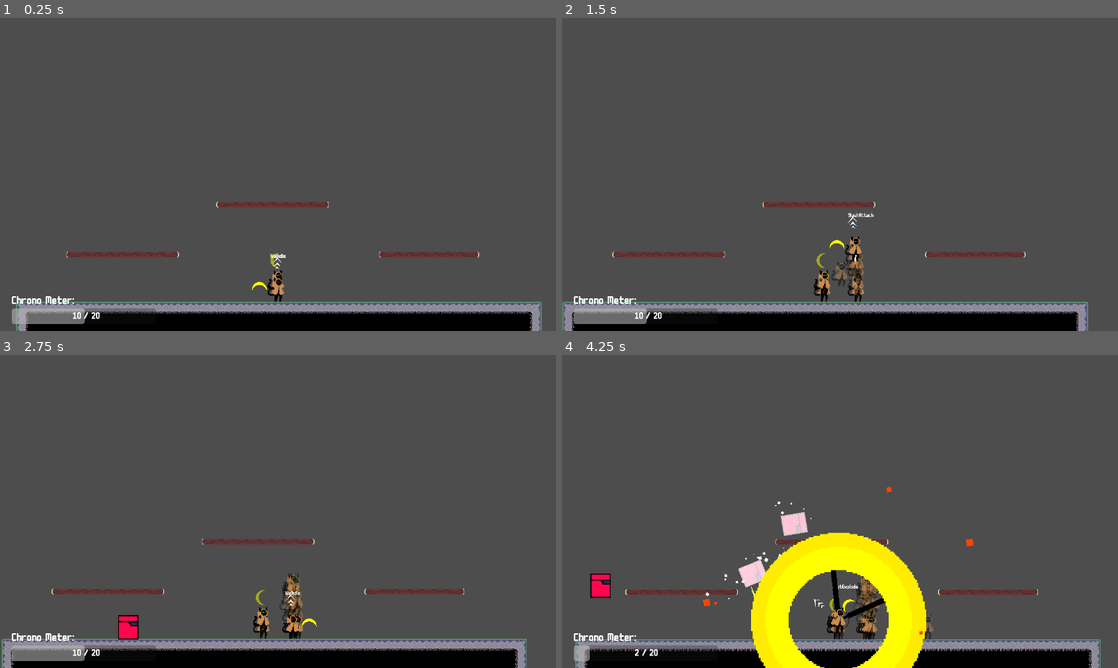
Above: before the commit, frames 1-4 (two rows, left to right).
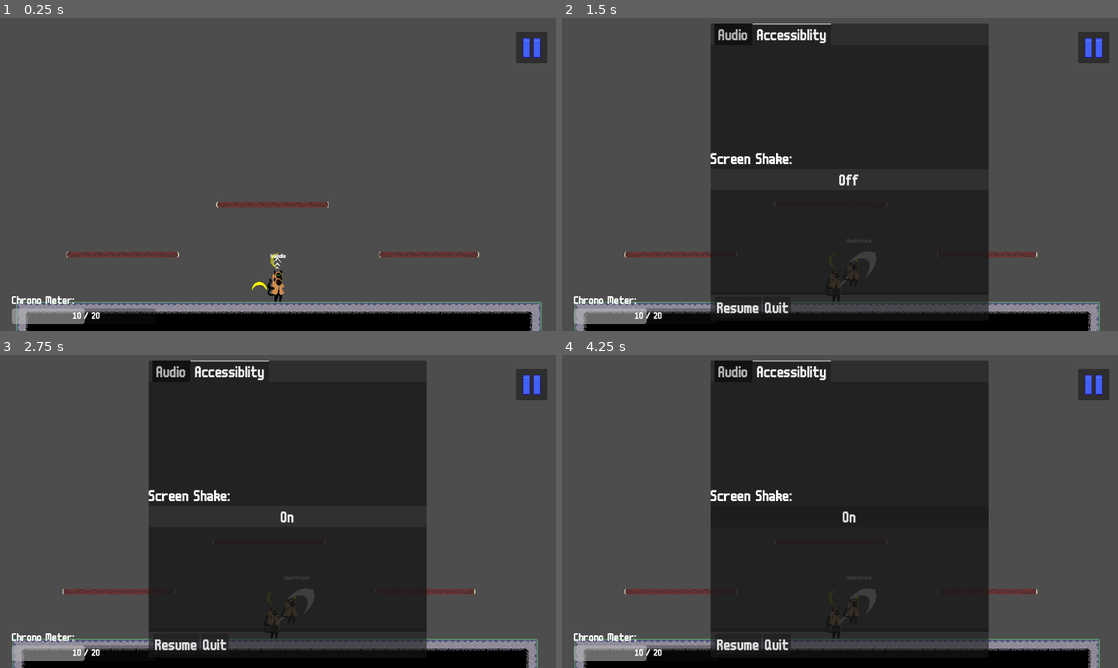
Above: after the commit, the same moments.

Repository: DinoStarBros/TimeTravelBananaJameGam
Game: Godot game, scene res://Screens/Arena/arena.tscn
Two runs of this game, one before a commit and one after it. Both use one fixed random seed, a clock stepped at 60 frames per second and the inputs below. The engine's default icon, where the game draws it, is replaced by a stand-in: a white triangle on a blue panel in a dark square.
Inputs (mouse positions are in pixels of both pictures, inside the frame that each line leads up to):
- Up to frame 1 (0.25 s): no input
- Up to frame 2 (1.5 s): click (1095, 46) at 0.52 s; click (851, 180) at 1.25 s, where only the run after the commit has a clickable "On"
- Up to frame 3 (2.75 s): click (289, 517) at 2 s, where only the run after the commit has a clickable "Off"
- Up to frame 4 (4.25 s): move the mouse to (962, 495) at 2.77 s; hold D (right) from 2.78 s (still down); tap Shift (dash) at 2.85 s; tap Space (jump) at 3.02, 3.32, 3.77, 3.8, 4.07 s; tap R (r) at 3.05, 3.6 s; move the mouse to (728, 527) at 3.52 s

The runs differ from the first frame. In frame 1, 0.5% of the frame differs, in the area x 92-99%, y 4-15%; in frame 2, 47%; in frame 3, 48%; in frame 4, 49%, in the area x 2-99%, y 1-100%.

Commit message:
Finished dashie & shooty enemies

Diff:
--- a/Components/CorpseSpawner/corpse_spawner.gd
+++ b/Components/CorpseSpawner/corpse_spawner.gd
@@ -2,6 +2,7 @@
 class_name CorpseSpawner
 
 @export var corpse_texture : Texture2D
+@export var corpse_color : Color
 
 var dir_to_atk : Vector2
 
@@ -16,4 +17,5 @@
 	flying_corpse.sprite_texture = corpse_texture
 	flying_corpse.dir_to_attack = dir_to_atk
 	flying_corpse.global_position = global_position
+	flying_corpse.modulate = corpse_color
 	Global.arena.add_child(flying_corpse)
--- /dev/null
+++ b/Entities/Dashie/States/chase.gd
@@ -0,0 +1,18 @@
+extends State
+
+#p.get_dir_to_plr()
+#p.get_dist_to_plr()
+
+func enter() -> void:
+	pass
+
+func physics_update(delta: float) -> void:
+	p.velocity.x = p.get_dir_to_plr().x * p.x_speed
+
+	if p.get_dist_to_plr() <= p.attack_range:
+		state_machine.change_state("DashWind")
+
+	if p.get_dir_to_plr().y < -0.5 and p.is_on_floor():
+		p.velocity.y = -p.jump_speed
+
+	p.platforming_basic()
--- /dev/null
+++ b/Entities/Dashie/dash_attack.gd
@@ -0,0 +1,13 @@
+extends State
+
+#p.get_dir_to_plr()
+#p.get_dist_to_plr()
+
+func enter() -> void:
+	state_duration = p.attack_duration
+	p.velocity = p.get_dir_to_plr() * p.attack_velocity
+
+func physics_update(delta: float) -> void:
+	state_duration = max(0, state_duration-delta)
+	if state_duration <= 0:
+		state_machine.change_state("Chase")
--- /dev/null
+++ b/Entities/Dashie/dash_wind.gd
@@ -0,0 +1,13 @@
+extends State
+
+#p.get_dir_to_plr()
+#p.get_dist_to_plr()
+
+func enter() -> void:
+	state_duration = p.attack_windup_time
+
+func physics_update(delta: float) -> void:
+	p.velocity.x *= 0.8
+	state_duration = max(0, state_duration-delta)
+	if state_duration <= 0:
+		state_machine.change_state("DashAttack")
--- /dev/null
+++ b/Entities/Dashie/dashie.gd
@@ -0,0 +1,7 @@
+extends Enemy
+
+func _physics_process(delta: float) -> void:
+	if not is_on_floor():
+		velocity += get_gravity() * delta
+
+	move_and_slide()
--- /dev/null
+++ b/Entities/Dashie/dashie.tscn
@@ -0,0 +1,74 @@
+[gd_scene format=3 uid="uid://cshxn7vlokrfo"]
+
+[ext_resource type="Script" uid="uid://5fmxaeaxmbdw" path="res://Entities/Dashie/dashie.gd" id="1_8a3mc"]
+[ext_resource type="PackedScene" uid="uid://b22elq4qgcjq7" path="res://Components/HurtboxComponent/hurtbox_component.tscn" id="2_syyv4"]
+[ext_resource type="PackedScene" uid="uid://cmd1vlynxp72q" path="res://Components/HitboxComponent/hitbox_component.tscn" id="3_efqat"]
+[ext_resource type="Texture2D" uid="uid://bn200tim80d5i" path="res://Art/Placeholder/Eneme.png" id="4_efqat"]
+[ext_resource type="PackedScene" uid="uid://cbhff7nk3xl23" path="res://Components/HealthComponent/health_component.tscn" id="5_1i743"]
+[ext_resource type="PackedScene" uid="uid://bonkmbhpx3de4" path="res://Components/CorpseSpawner/corpse_spawner.tscn" id="6_blksu"]
+[ext_resource type="Script" uid="uid://cq31qgpvffhy8" path="res://StateMachineStuff/state_machine.gd" id="7_blksu"]
+[ext_resource type="Script" uid="uid://bmmwupusct27o" path="res://Entities/Dashie/States/chase.gd" id="8_ldi0n"]
+[ext_resource type="Script" uid="uid://dbh82qjkwmn1b" path="res://Entities/Dashie/dash_wind.gd" id="9_dmh04"]
+[ext_resource type="Script" uid="uid://c0sojgp75d5qx" path="res://Entities/Dashie/dash_attack.gd" id="10_3ftlw"]
+
+[sub_resource type="RectangleShape2D" id="RectangleShape2D_1i743"]
+size = Vector2(52, 62)
+
+[sub_resource type="RectangleShape2D" id="RectangleShape2D_blksu"]
+size = Vector2(54, 68)
+
+[sub_resource type="RectangleShape2D" id="RectangleShape2D_ldi0n"]
+size = Vector2(64, 80)
+
+[sub_resource type="AtlasTexture" id="AtlasTexture_1i743"]
+atlas = ExtResource("4_efqat")
+region = Rect2(0, 0, 24, 24)
+
+[node name="Dashie" type="CharacterBody2D" unique_id=190214008]
+collision_layer = 0
+script = ExtResource("1_8a3mc")
+x_speed = 300.0
+attack_range = 200.0
+attack_velocity = 700.0
+jump_speed = 400.0
+
+[node name="CollisionShape2D" type="CollisionShape2D" parent="." unique_id=300635582]
+shape = SubResource("RectangleShape2D_1i743")
+
+[node name="Eneme" type="Sprite2D" parent="." unique_id=1999519840]
+self_modulate = Color(0.5237438, 0.30231622, 0.0106548965, 1)
+scale = Vector2(2.6, 2.6)
+texture = ExtResource("4_efqat")
+hframes = 5
+
+[node name="HitboxComponent" parent="." unique_id=803641060 instance=ExtResource("3_efqat")]
+collision_mask = 4
+
+[node name="CollisionShape2D" type="CollisionShape2D" parent="HitboxComponent" unique_id=1247800734]
+shape = SubResource("RectangleShape2D_blksu")
+
+[node name="HurtboxComponent" parent="." unique_id=1415980216 node_paths=PackedStringArray("health_component") instance=ExtResource("2_syyv4")]
+collision_mask = 2
+health_component = NodePath("../HealthComponent")
+
+[node name="CollisionShape2D" type="CollisionShape2D" parent="HurtboxComponent" unique_id=100302267]
+shape = SubResource("RectangleShape2D_ldi0n")
+
+[node name="HealthComponent" parent="." unique_id=1186497212 node_paths=PackedStringArray("corpse_spawner") instance=ExtResource("5_1i743")]
+corpse_spawner = NodePath("../CorpseSpawner")
+
+[node name="CorpseSpawner" parent="." unique_id=1342225878 instance=ExtResource("6_blksu")]
+corpse_texture = SubResource("AtlasTexture_1i743")
+
+[node name="StateMachine" type="Node" parent="." unique_id=104388579 node_paths=PackedStringArray("initial_state")]
+script = ExtResource("7_blksu")
+initial_state = NodePath("Chase")
+
+[node name="Chase" type="Node" parent="StateMachine" unique_id=2029510283]
+script = ExtResource("8_ldi0n")
+
+[node name="DashWind" type="Node" parent="StateMachine" unique_id=1720653367]
+script = ExtResource("9_dmh04")
+
+[node name="DashAttack" type="Node" parent="StateMachine" unique_id=141100295]
+script = ExtResource("10_3ftlw")
--- a/Entities/Player/PlayerStates/rewind.gd
+++ b/Entities/Player/PlayerStates/rewind.gd
@@ -36,7 +36,7 @@
 	p.hurtbox.disabled = false
 	p.clock_juice.enabled = false
 	%clock.stop()
-
+	%rewind2.stop()
 
 func _spawn_clock_boom() -> void:
 	var clock_boom : ClockBoom = References.clock_boom_scn.instantiate()
--- a/Entities/Player/pause.gd
+++ b/Entities/Player/pause.gd
@@ -13,6 +13,11 @@
 		settings_menu._save()
 		)
 
+	%Pause.pressed.connect(
+		func():
+			if Global.current_game_state == Global.game_states.COMBAT:
+				pause_or_resume()
+	)
 
 func pause_or_resume() -> void:
 	get_tree().paused = not get_tree().paused
--- a/Entities/Player/player.tscn
+++ b/Entities/Player/player.tscn
@@ -42,6 +42,7 @@
 [ext_resource type="AudioStream" uid="uid://d0dlcg57pwrs6" path="res://Audio/planesfx/explosion-fx-343683.mp3" id="33_gds62"]
 [ext_resource type="PackedScene" uid="uid://bqrd0srtdaksn" path="res://SettingsMenu/settings_menu.tscn" id="34_l3oqu"]
 [ext_resource type="PackedScene" uid="uid://3mq7ntoru17f" path="res://Juices/ClockJuice/clock_juice.tscn" id="35_53w1c"]
+[ext_resource type="Texture2D" uid="uid://d31hdne52dndk" path="res://Art/uiButtons.png" id="40_520x1"]
 
 [sub_resource type="RectangleShape2D" id="RectangleShape2D_og23y"]
 size = Vector2(20, 53)
@@ -488,6 +489,7 @@
 
 [node name="HitboxComponent" parent="banana_pivot" unique_id=1901029091 instance=ExtResource("15_r8fok")]
 unique_name_in_owner = true
+collision_layer = 2
 
 [node name="CollisionShape2D" type="CollisionShape2D" parent="banana_pivot/HitboxComponent" unique_id=699070159]
 position = Vector2(33, 0)
@@ -633,6 +635,15 @@
 offset_bottom = 29.0
 text = "0/20"
 label_settings = SubResource("LabelSettings_siu7b")
+
+[node name="Pause" type="Button" parent="GUI" unique_id=1289981006]
+unique_name_in_owner = true
+offset_left = 1188.0
+offset_top = 32.0
+offset_right = 1260.0
+offset_bottom = 104.0
+focus_mode = 0
+icon = ExtResource("40_520x1")
 
 [node name="Pause" type="CanvasLayer" parent="." unique_id=905008884]
 process_mode = 3
--- /dev/null
+++ b/Entities/Shooty/shoot.gd
@@ -0,0 +1,19 @@
+extends State
+
+#p.get_dir_to_plr()
+#p.get_dist_to_plr()
+
+func enter() -> void:
+	state_duration = p.attack_duration
+	_spawn_bullet()
+
+func physics_update(delta: float) -> void:
+	state_duration = max(0, state_duration-delta)
+	if state_duration <= 0:
+		state_machine.change_state("Walk")
+
+func _spawn_bullet() -> void:
+	var bullet_scn : EnemyProjectile = References.enemy_projectile_scn.instantiate()
+	bullet_scn.direction = p.get_dir_to_plr()
+	Global.arena.add_child(bullet_scn)
+	bullet_scn.global_position = p.global_position
--- /dev/null
+++ b/Entities/Shooty/shoot_wind.gd
@@ -0,0 +1,13 @@
+extends State
+
+#p.get_dir_to_plr()
+#p.get_dist_to_plr()
+
+func enter() -> void:
+	state_duration = p.attack_windup_time
+
+func physics_update(delta: float) -> void:
+	p.velocity.x *= 0.8
+	state_duration = max(0, state_duration-delta)
+	if state_duration <= 0:
+		state_machine.change_state("Shoot")
--- /dev/null
+++ b/Entities/Shooty/shooty.gd
@@ -0,0 +1,8 @@
+extends Enemy
+
+func _physics_process(delta: float) -> void:
+	# Add the gravity.
+	if not is_on_floor():
+		velocity += get_gravity() * delta
+
+	move_and_slide()
--- /dev/null
+++ b/Entities/Shooty/shooty.tscn
@@ -0,0 +1,63 @@
+[gd_scene format=3 uid="uid://c683uf3b2lkkt"]
+
+[ext_resource type="Script" uid="uid://674d8rd4rwlp" path="res://Entities/Shooty/shooty.gd" id="1_xtpny"]
+[ext_resource type="Texture2D" uid="uid://bn200tim80d5i" path="res://Art/Placeholder/Eneme.png" id="2_ggs5u"]
+[ext_resource type="Script" uid="uid://cq31qgpvffhy8" path="res://StateMachineStuff/state_machine.gd" id="3_bukr7"]
+[ext_resource type="PackedScene" uid="uid://b22elq4qgcjq7" path="res://Components/HurtboxComponent/hurtbox_component.tscn" id="4_gm3qu"]
+[ext_resource type="Script" uid="uid://bmwyu5unexr27" path="res://Entities/Shooty/walk.gd" id="5_4xxix"]
+[ext_resource type="Script" uid="uid://i02nt3clkcdq" path="res://Entities/Shooty/shoot_wind.gd" id="6_11xey"]
+[ext_resource type="Script" uid="uid://b12qn22qighea" path="res://Entities/Shooty/shoot.gd" id="7_m1bkq"]
+[ext_resource type="PackedScene" uid="uid://cbhff7nk3xl23" path="res://Components/HealthComponent/health_component.tscn" id="8_11xey"]
+[ext_resource type="PackedScene" uid="uid://bonkmbhpx3de4" path="res://Components/CorpseSpawner/corpse_spawner.tscn" id="9_m1bkq"]
+
+[sub_resource type="AtlasTexture" id="AtlasTexture_m1bkq"]
+atlas = ExtResource("2_ggs5u")
+region = Rect2(0, 0, 24, 24)
+
+[sub_resource type="RectangleShape2D" id="RectangleShape2D_gm3qu"]
+size = Vector2(60, 70)
+
+[sub_resource type="RectangleShape2D" id="RectangleShape2D_ggs5u"]
+size = Vector2(54, 64)
+
+[node name="Shooty" type="CharacterBody2D" unique_id=2101286089]
+collision_layer = 0
+script = ExtResource("1_xtpny")
+attack_range = 500.0
+attack_windup_time = 0.7
+
+[node name="CorpseSpawner" parent="." unique_id=1342225878 instance=ExtResource("9_m1bkq")]
+corpse_texture = SubResource("AtlasTexture_m1bkq")
+corpse_color = Color(0, 0, 1, 1)
+
+[node name="HealthComponent" parent="." unique_id=1186497212 node_paths=PackedStringArray("corpse_spawner") instance=ExtResource("8_11xey")]
+corpse_spawner = NodePath("../CorpseSpawner")
+
+[node name="HurtboxComponent" parent="." unique_id=1415980216 node_paths=PackedStringArray("health_component") instance=ExtResource("4_gm3qu")]
+collision_mask = 2
+health_component = NodePath("../HealthComponent")
+
+[node name="CollisionShape2D" type="CollisionShape2D" parent="HurtboxComponent" unique_id=196820359]
+shape = SubResource("RectangleShape2D_gm3qu")
+
+[node name="CollisionShape2D" type="CollisionShape2D" parent="." unique_id=1050980577]
+shape = SubResource("RectangleShape2D_ggs5u")
+
+[node name="Eneme" type="Sprite2D" parent="." unique_id=1496688105]
+self_modulate = Color(0.043613724, 0.48985118, 1, 1)
+scale = Vector2(2.6, 2.6)
+texture = ExtResource("2_ggs5u")
+hframes = 5
+
+[node name="StateMachine" type="Node" parent="." unique_id=184293922 node_paths=PackedStringArray("initial_state")]
+script = ExtResource("3_bukr7")
+initial_state = NodePath("Walk")
+
+[node name="Walk" type="Node" parent="StateMachine" unique_id=1002834666]
+script = ExtResource("5_4xxix")
+
+[node name="ShootWind" type="Node" parent="StateMachine" unique_id=642526129]
+script = ExtResource("6_11xey")
+
+[node name="Shoot" type="Node" parent="StateMachine" unique_id=178642931]
+script = ExtResource("7_m1bkq")
--- /dev/null
+++ b/Entities/Shooty/walk.gd
@@ -0,0 +1,18 @@
+extends State
+
+#p.get_dir_to_plr()
+#p.get_dist_to_plr()
+
+func enter() -> void:
+	pass
+
+func physics_update(delta: float) -> void:
+	p.velocity.x = p.get_dir_to_plr().x * p.x_speed
+
+	if p.get_dist_to_plr() <= p.attack_range:
+		state_machine.change_state("ShootWind")
+
+	if p.get_dir_to_plr().y < -0.5 and p.is_on_floor():
+		p.velocity.y = -p.jump_speed
+
+	p.platforming_basic()
--- a/Globals/References.gd
+++ b/Globals/References.gd
@@ -6,8 +6,12 @@
 const txt_scn : PackedScene = preload("res://Juices/DmgNum/dmg_num.tscn")
 const click_boom_scn : PackedScene = preload("res://Juices/ClickBoom/click_boom.tscn")
 const clock_boom_scn : PackedScene = preload("res://Projectiles/ClockBoom/clock_boom.tscn")
+const enemy_projectile_scn : PackedScene = preload("res://Projectiles/EnemyProjectile/enemy_projectile.tscn")
+const reflected_projectile_scn : PackedScene = preload("res://Projectiles/ReflectedProjectile/reflected_projectile.tscn")
 
 const enemy_scns : Array[PackedScene] = [
 	preload("res://Entities/Chaser/chaser.tscn"),
+	preload("res://Entities/Dashie/dashie.tscn"),
+	preload("res://Entities/Shooty/shooty.tscn"),
 
 ]
--- /dev/null
+++ b/Projectiles/EnemyProjectile/enemy_projectile.gd
@@ -0,0 +1,22 @@
+extends Projectile
+class_name EnemyProjectile
+
+var direction : Vector2
+
+func _ready() -> void:
+	velocity = direction * 500
+	%Reflecto.area_entered.connect(_reflecto_area)
+
+func _physics_process(delta: float) -> void:
+	_move(delta)
+
+func _reflecto_area(area: Area2D) -> void:
+	if area is HitboxComponent:
+		_spawn_reflected_projectile()
+		queue_free()
+
+func _spawn_reflected_projectile() -> void:
+	var reflected_projectile : ReflectedProjectile = References.reflected_projectile_scn.instantiate()
+	reflected_projectile.direction = -direction
+	Global.arena.add_child(reflected_projectile)
+	reflected_projectile.global_position = global_position
--- /dev/null
+++ b/Projectiles/EnemyProjectile/enemy_projectile.tscn
@@ -0,0 +1,85 @@
+[gd_scene format=3 uid="uid://cbst5va5yyjji"]
+
+[ext_resource type="Script" uid="uid://dbkf8khfnjjpc" path="res://Projectiles/EnemyProjectile/enemy_projectile.gd" id="1_t76lq"]
+[ext_resource type="Texture2D" uid="uid://cciyhi6pxtjxo" path="res://Art/fxshit/BeamEneBullet.png" id="2_7r7ed"]
+[ext_resource type="PackedScene" uid="uid://cmd1vlynxp72q" path="res://Components/HitboxComponent/hitbox_component.tscn" id="2_xf0t7"]
+[ext_resource type="PackedScene" uid="uid://cg1j2ioabubjc" path="res://Juices/trail/trail_fx.tscn" id="4_0oyqp"]
+
+[sub_resource type="Gradient" id="Gradient_0oyqp"]
+colors = PackedColorArray(1, 0, 0, 1, 1, 0.4509804, 1, 1)
+
+[sub_resource type="CircleShape2D" id="CircleShape2D_0oyqp"]
+
+[sub_resource type="Animation" id="Animation_7r7ed"]
+length = 0.001
+tracks/0/type = "value"
+tracks/0/imported = false
+tracks/0/enabled = true
+tracks/0/path = NodePath("BeamEneBullet:frame")
+tracks/0/interp = 1
+tracks/0/loop_wrap = true
+tracks/0/keys = {
+"times": PackedFloat32Array(0),
+"transitions": PackedFloat32Array(1),
+"update": 1,
+"values": [2]
+}
+
+[sub_resource type="Animation" id="Animation_0oyqp"]
+resource_name = "wdas"
+length = 0.4
+loop_mode = 1
+step = 0.1
+tracks/0/type = "value"
+tracks/0/imported = false
+tracks/0/enabled = true
+tracks/0/path = NodePath("BeamEneBullet:frame")
+tracks/0/interp = 1
+tracks/0/loop_wrap = true
+tracks/0/keys = {
+"times": PackedFloat32Array(0, 0.1, 0.2, 0.3),
+"transitions": PackedFloat32Array(1, 1, 1, 1),
+"update": 1,
+"values": [2, 3, 4, 5]
+}
+
+[sub_resource type="AnimationLibrary" id="AnimationLibrary_prciy"]
+_data = {
+&"RESET": SubResource("Animation_7r7ed"),
+&"wdas": SubResource("Animation_0oyqp")
+}
+
+[sub_resource type="CircleShape2D" id="CircleShape2D_prciy"]
+radius = 32.01562
+
+[node name="EnemyProjectile" type="Node2D" unique_id=1711381695]
+script = ExtResource("1_t76lq")
+
+[node name="trail_fx" parent="." unique_id=791034835 instance=ExtResource("4_0oyqp")]
+show_behind_parent = true
+gradient = SubResource("Gradient_0oyqp")
+
+[node name="BeamEneBullet" type="Sprite2D" parent="." unique_id=1593950982]
+scale = Vector2(0.6, 0.6)
+texture = ExtResource("2_7r7ed")
+hframes = 3
+vframes = 2
+frame = 2
+
+[node name="HitboxComponent" parent="." unique_id=1415980216 instance=ExtResource("2_xf0t7")]
+collision_mask = 4
+
+[node name="CollisionShape2D" type="CollisionShape2D" parent="HitboxComponent" unique_id=759353061]
+shape = SubResource("CircleShape2D_0oyqp")
+
+[node name="AnimationPlayer" type="AnimationPlayer" parent="." unique_id=435326105]
+libraries/ = SubResource("AnimationLibrary_prciy")
+autoplay = &"wdas"
+
+[node name="Reflecto" type="Area2D" parent="." unique_id=2058350511]
+unique_name_in_owner = true
+collision_layer = 2
+collision_mask = 2
+
+[node name="CollisionShape2D" type="CollisionShape2D" parent="Reflecto" unique_id=70209340]
+shape = SubResource("CircleShape2D_prciy")
--- /dev/null
+++ b/Projectiles/ReflectedProjectile/reflected_projectile.gd
@@ -0,0 +1,20 @@
+extends Projectile
+class_name ReflectedProjectile
+
+var direction : Vector2
+
+func _ready() -> void:
+	%Reflect.pitch_scale += randf_range(-.2, .2)
+	velocity = direction * 1000
+	await get_tree().process_frame
+	_spawn_click_boom()
+
+func _physics_process(delta: float) -> void:
+	_move(delta)
+
+func _spawn_click_boom() -> void:
+	var click_boom : ClickBoom = References.click_boom_scn.instantiate()
+	Global.arena.add_child(click_boom)
+	click_boom.global_position = global_position
+	#click_boom.scale = Vector2(5,5)
+	#click_boom.modulate = Color.ORANGE_RED
--- /dev/null
+++ b/Projectiles/ReflectedProjectile/reflected_projectile.tscn
@@ -0,0 +1,83 @@
+[gd_scene format=3 uid="uid://bwnq331xnux26"]
+
+[ext_resource type="Script" uid="uid://cbfj6looyxi02" path="res://Projectiles/ReflectedProjectile/reflected_projectile.gd" id="1_f125k"]
+[ext_resource type="PackedScene" uid="uid://cmd1vlynxp72q" path="res://Components/HitboxComponent/hitbox_component.tscn" id="2_yr6va"]
+[ext_resource type="Texture2D" uid="uid://cciyhi6pxtjxo" path="res://Art/fxshit/BeamEneBullet.png" id="3_xamxa"]
+[ext_resource type="AudioStream" uid="uid://cq1v7cgw8ngyk" path="res://Audio/tresure/slashParry.wav" id="4_8qloj"]
+[ext_resource type="PackedScene" uid="uid://cg1j2ioabubjc" path="res://Juices/trail/trail_fx.tscn" id="5_lvupk"]
+
+[sub_resource type="CircleShape2D" id="CircleShape2D_8qloj"]
+radius = 14.0
+
+[sub_resource type="Animation" id="Animation_8qloj"]
+length = 0.001
+tracks/0/type = "value"
+tracks/0/imported = false
+tracks/0/enabled = true
+tracks/0/path = NodePath("HitboxComponent/BeamEneBullet:frame")
+tracks/0/interp = 1
+tracks/0/loop_wrap = true
+tracks/0/keys = {
+"times": PackedFloat32Array(0),
+"transitions": PackedFloat32Array(1),
+"update": 1,
+"values": [2]
+}
+
+[sub_resource type="Animation" id="Animation_xamxa"]
+resource_name = "wadadyg"
+length = 0.4
+loop_mode = 1
+step = 0.1
+tracks/0/type = "value"
+tracks/0/imported = false
+tracks/0/enabled = true
+tracks/0/path = NodePath("HitboxComponent/BeamEneBullet:frame")
+tracks/0/interp = 1
+tracks/0/loop_wrap = true
+tracks/0/keys = {
+"times": PackedFloat32Array(0, 0.1, 0.2, 0.3),
+"transitions": PackedFloat32Array(1, 1, 1, 1),
+"update": 1,
+"values": [2, 3, 4, 5]
+}
+
+[sub_resource type="AnimationLibrary" id="AnimationLibrary_8qloj"]
+_data = {
+&"RESET": SubResource("Animation_8qloj"),
+&"wadadyg": SubResource("Animation_xamxa")
+}
+
+[sub_resource type="Gradient" id="Gradient_dklpi"]
+colors = PackedColorArray(1, 0, 0, 1, 1, 0.5952945, 0.15890771, 1)
+
+[node name="ReflectedProjectile" type="Node2D" unique_id=511661121]
+script = ExtResource("1_f125k")
+
+[node name="HitboxComponent" parent="." unique_id=1415980216 instance=ExtResource("2_yr6va")]
+collision_layer = 2
+
+[node name="CollisionShape2D" type="CollisionShape2D" parent="HitboxComponent" unique_id=1998321740]
+shape = SubResource("CircleShape2D_8qloj")
+
+[node name="BeamEneBullet" type="Sprite2D" parent="HitboxComponent" unique_id=1311329219]
+modulate = Color(1, 1, 0, 1)
+scale = Vector2(0.5, 0.5)
+texture = ExtResource("3_xamxa")
+hframes = 3
+vframes = 2
+frame = 2
+
+[node name="AnimationPlayer" type="AnimationPlayer" parent="." unique_id=846121713]
+libraries/ = SubResource("AnimationLibrary_8qloj")
+autoplay = &"wadadyg"
+
+[node name="Reflect" type="AudioStreamPlayer2D" parent="." unique_id=36524213]
+unique_name_in_owner = true
+stream = ExtResource("4_8qloj")
+autoplay = true
+bus = &"SFX"
+
+[node name="trail_fx" parent="." unique_id=432801300 instance=ExtResource("5_lvupk")]
+show_behind_parent = true
+gradient = SubResource("Gradient_dklpi")
--- a/StateMachineStuff/state_machine.gd
+++ b/StateMachineStuff/state_machine.gd
@@ -18,8 +18,9 @@
 
 func _process(delta: float) -> void:
 	if current_state:
-		debug.text = str(current_state.name)
-		current_state.update(delta)
+		if debug:
+			debug.text = str(current_state.name)
+			current_state.update(delta)
 
 func _physics_process(delta: float) -> void:
 	if current_state:
Not shown, added: Entities/Dashie/States/chase.gd.uid
Not shown, added: Entities/Dashie/dash_attack.gd.uid
Not shown, added: Entities/Dashie/dash_wind.gd.uid
Not shown, added: Entities/Dashie/dashie.gd.uid
Not shown, added: Entities/Shooty/shoot.gd.uid
Not shown, added: Entities/Shooty/shoot_wind.gd.uid
Not shown, added: Entities/Shooty/shooty.gd.uid
Not shown, added: Entities/Shooty/walk.gd.uid
Not shown, added: Projectiles/EnemyProjectile/enemy_projectile.gd.uid
Not shown, added: Projectiles/ReflectedProjectile/reflected_projectile.gd.uid
